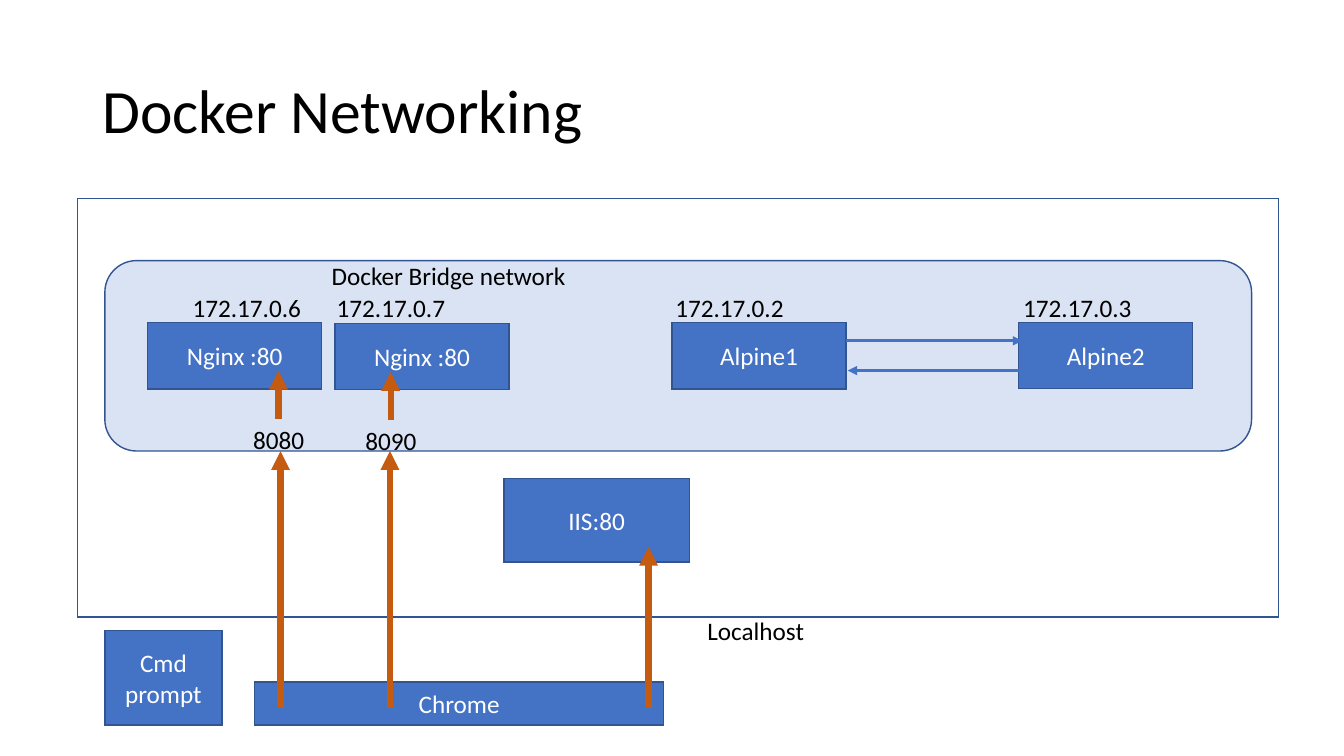
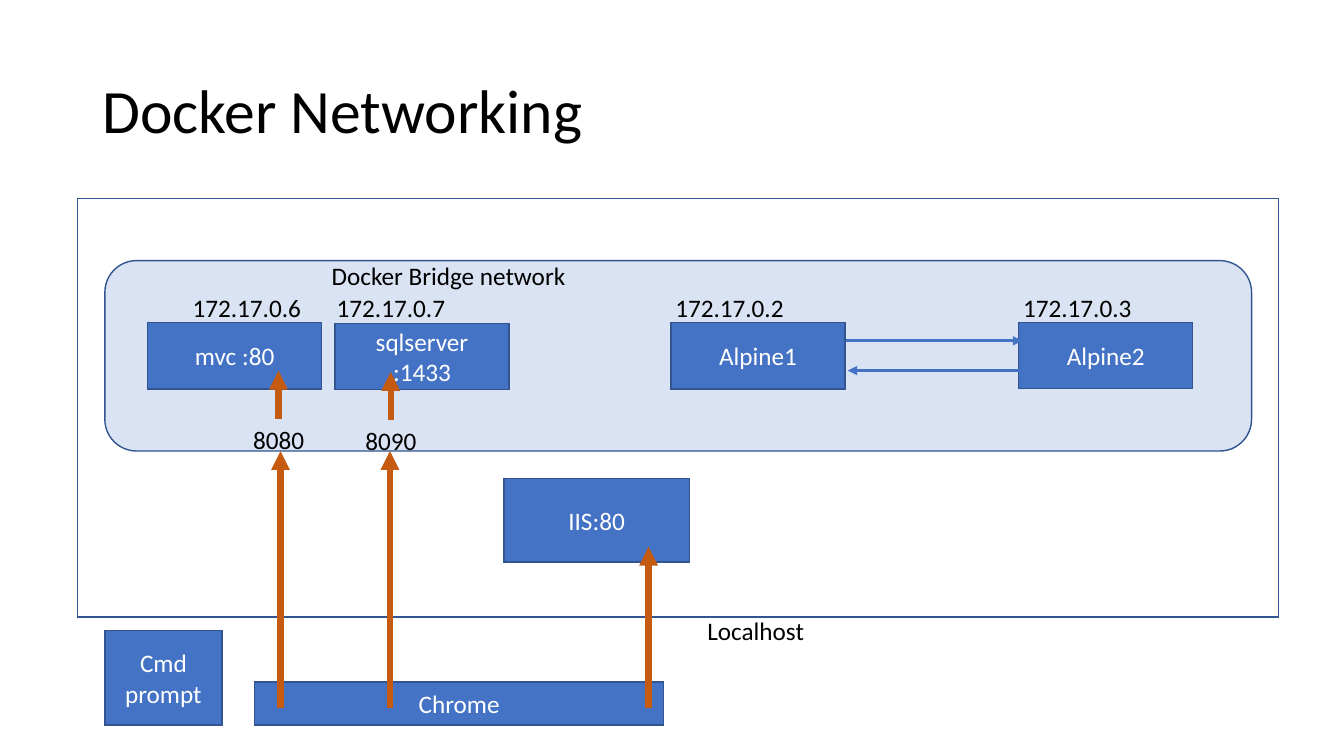
Before and after one commit to sonusathyadas/Microservices-Training-Materials, a slide deck: slide 9 of Docker.pptx. Drawn at 1344x756 pixels with LibreOffice and Linux fonts; fonts in the diff are those of the drawing. Boxes give left, top, right and bottom in pixels: in the first picture for what was removed or moved away, otherwise in the second. Text is boxed around its words. In the diff, an @@ line names an element or a change of style, - is before the commit and + after.

```diff
--- a/Docker.pptx
+++ b/Docker.pptx
@@ text in rectangle at (x1=195, y1=348, x2=274, y2=365): text changed @@
-Nginx :80
+mvc :80
@@ text in rectangle at (x1=376, y1=333, x2=469, y2=388): text changed @@
-Nginx :80
+sqlserver :1433
```
Also in this commit, not shown: 2 other slides changed, 11 other files.
